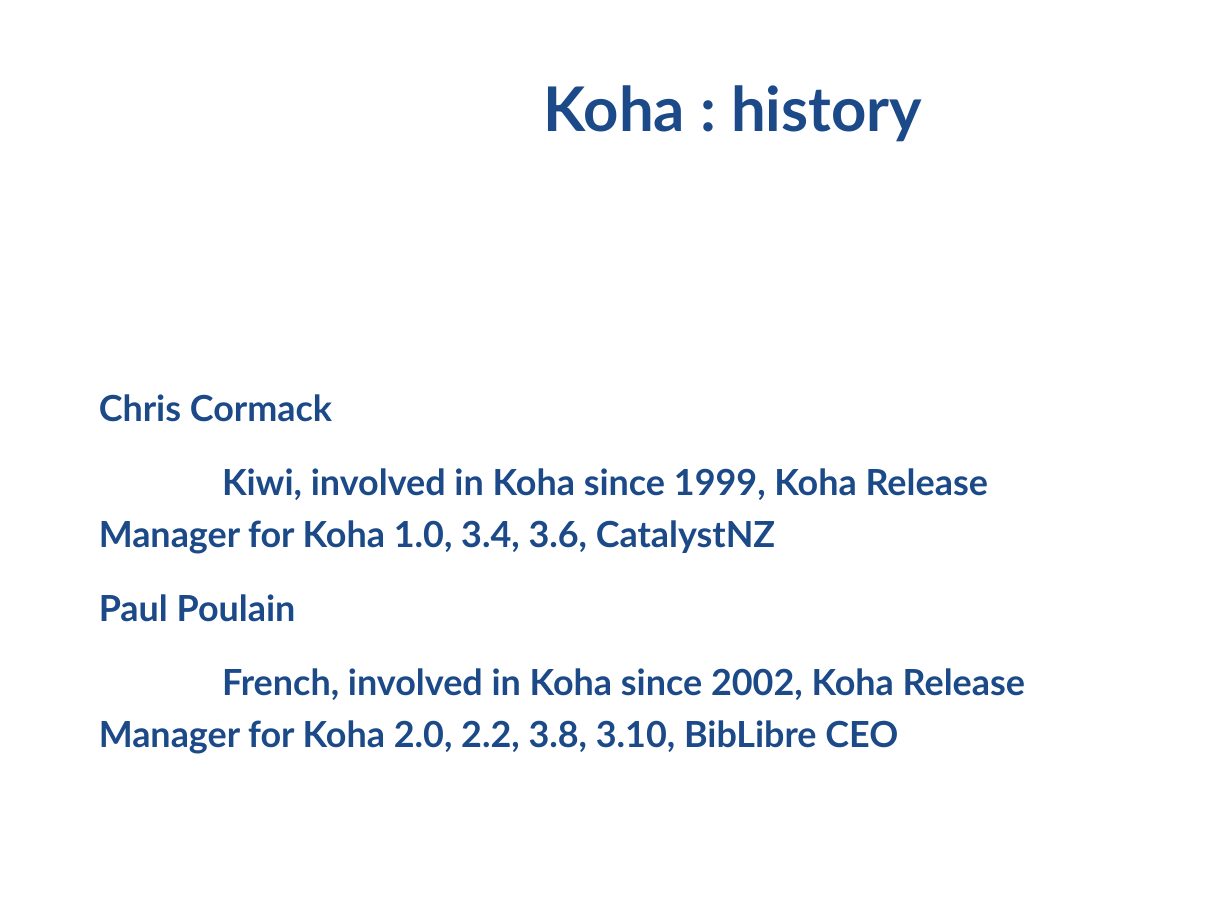
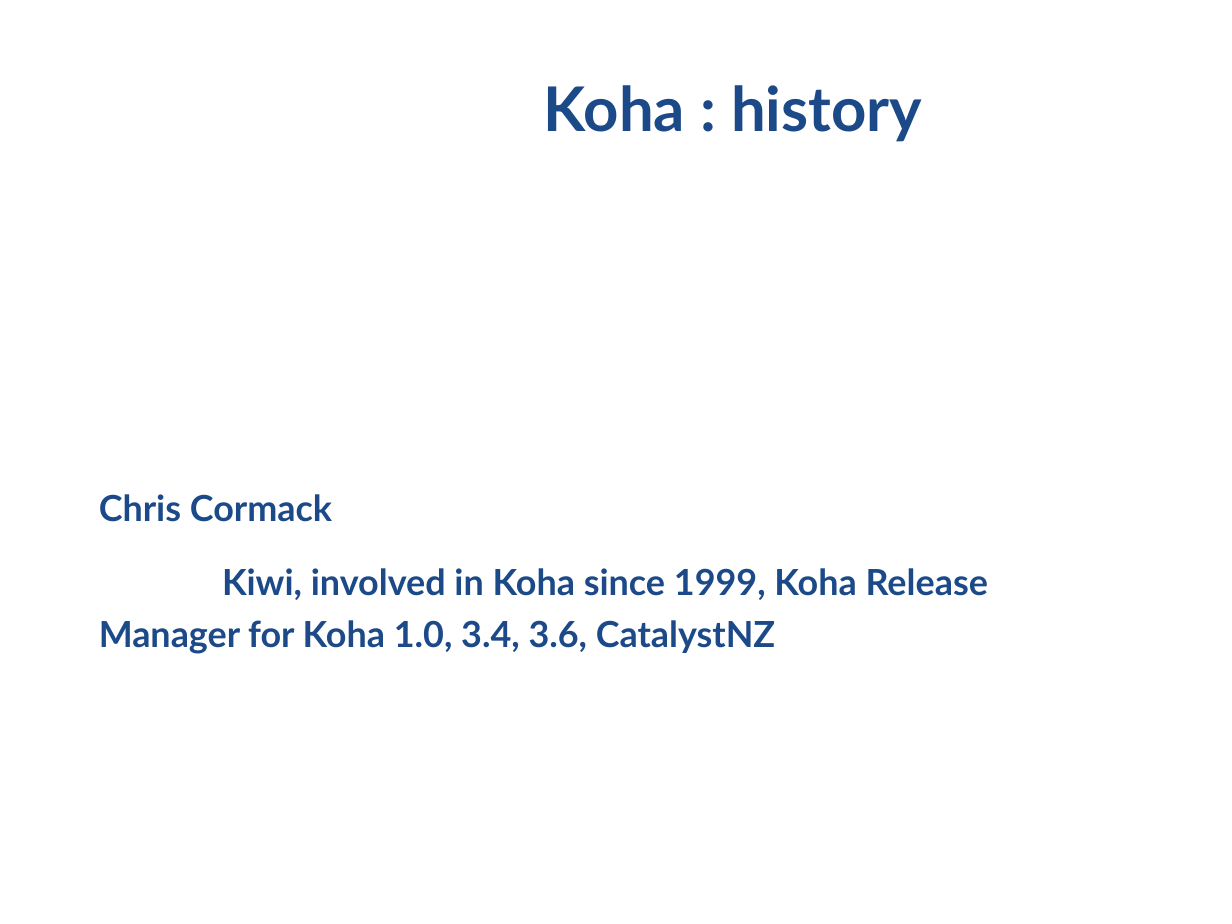
Before and after one commit to ranginui/presentation, a slide deck: slide 1 of kohacon15/history/history.odp. Drawn at 1232x924 pixels with LibreOffice and Linux fonts; fonts in the diff are those of the drawing; background and template pictures are left out. Boxes give left, top, right and bottom in pixels: in the first picture for what was removed or moved away, otherwise in the second. Text is boxed around its words. In the diff, an @@ line names an element or a change of style, - is before the commit and + after.

Commit message:
Updating the presentation

```diff
--- a/kohacon15/history/history.odp
+++ b/kohacon15/history/history.odp
@@ subtitle at (x1=99, y1=594, x2=1025, y2=754): paragraphs removed @@
-Paul Poulain
-French, involved in Koha since 2002, Koha Release Manager for Koha 2.0, 2.2, 3.8, 3.10, BibLibre CEO
```
Also in this commit, not shown: 4 other slides changed, 1 slide added.
